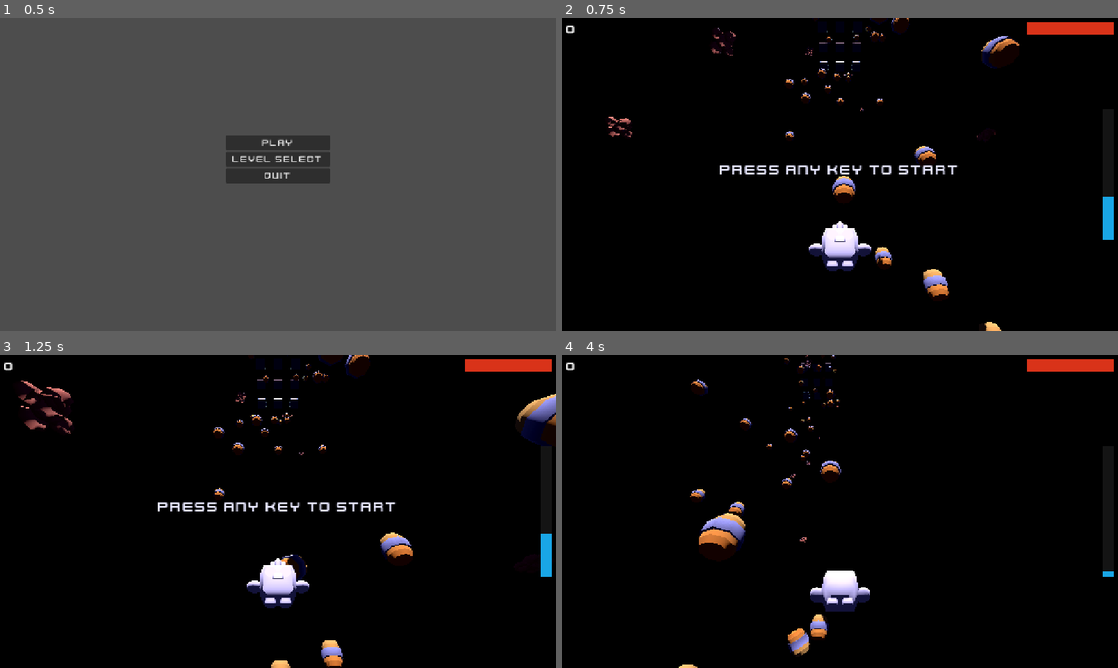
Above: before the commit, frames 1-4 (two rows, left to right).
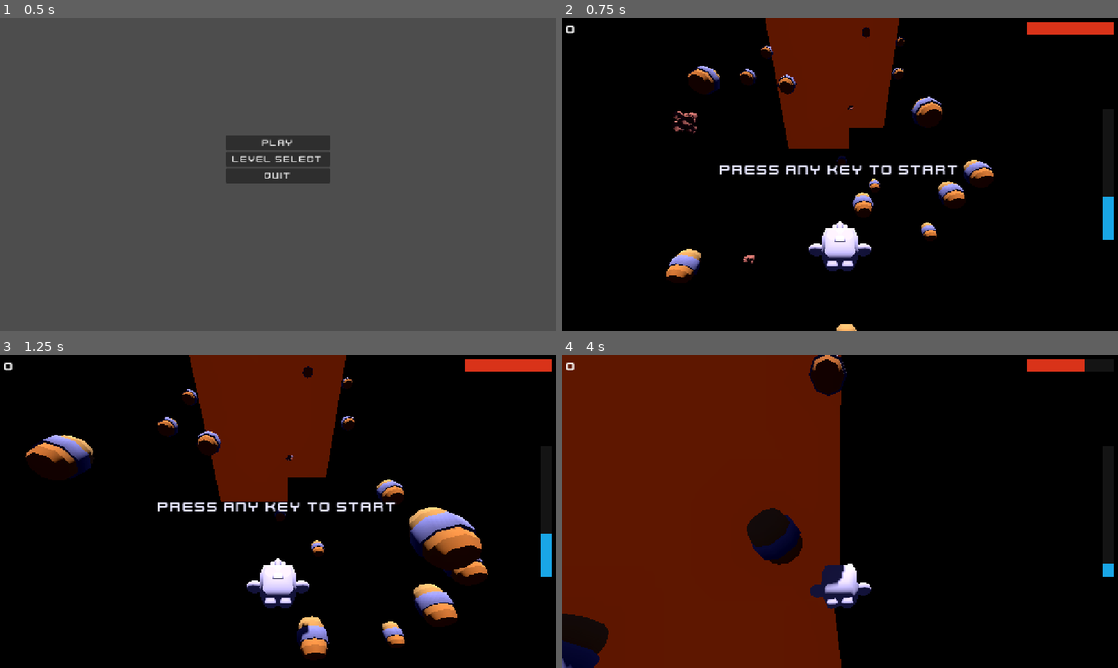
Above: after the commit, the same moments.

Repository: Dinozor/space-jumper
Game: Godot game, scene res://game/main/main.tscn
Two runs of this game, one before a commit and one after it. Both use one fixed random seed, a clock stepped at 60 frames per second and the inputs below.
Inputs (mouse positions are in pixels of both pictures, inside the frame that each line leads up to):
- Up to frame 1 (0.5 s): no input
- Up to frame 2 (0.75 s): click "Play" at 0.5 s
- Up to frame 3 (1.25 s): no input
- Up to frame 4 (4 s): tap Enter at 1.25 s; move the mouse to (962, 495) at 1.27 s; hold D (move_right) 1.28-2.03 s; click (962, 495) at 1.42 s; move the mouse to (728, 527) at 2.02 s; hold S (move_back) 2.03-2.78 s; move the mouse to (895, 442) at 2.77 s; hold D (move_right) 2.78-3.53 s; move the mouse to (812, 574) at 3.52 s; hold W (move_forward) from 3.53 s (still down); click (812, 574) at 3.67 s

Frame 1 is identical in both runs. In frame 2, 11% of the frame differs, in the area x 8-83%, y 0-100%; in frame 3, 17%; in frame 4, 49%, in the area x 0-100%, y 0-100%.

Commit message:
feat(debris): add wall-type obstacle that blocks half the corridor
DebrisWall is a wide RigidBody3D panel (14×3×30 units) that spans the
full Z range of the corridor and covers one X half. On _ready() it
randomises which side is open, so the player must read the gap and move
laterally to avoid it. Contact damages and bounces the player like
hazard debris. The spawner centers walls at the corridor axis and picks
them at 15% of spawns (wall_spawn_ratio export, tunable in editor).

Co-Authored-By: Claude Sonnet 4.6 <noreply@anthropic.com>

Diff:
--- a/game/gameplay/game.tscn
+++ b/game/gameplay/game.tscn
@@ -2,6 +2,7 @@
 
 [ext_resource type="PackedScene" uid="uid://debrisha0rd1" path="res://game/objects/debris_hazard.tscn" id="Scene_DebrisHazard"]
 [ext_resource type="PackedScene" uid="uid://debrissafe01" path="res://game/objects/debris_safe.tscn" id="Scene_DebrisSafe"]
+[ext_resource type="PackedScene" uid="uid://debrwall001" path="res://game/objects/debris_wall.tscn" id="Scene_DebrisWall"]
 [ext_resource type="PackedScene" uid="uid://dp4g5kwtgxq0d" path="res://game/ui/game_over.tscn" id="Scene_GameOver"]
 [ext_resource type="PackedScene" uid="uid://hudscene001" path="res://game/ui/hud.tscn" id="Scene_HUD"]
 [ext_resource type="PackedScene" uid="uid://playerscene1" path="res://game/player/player.tscn" id="Scene_Player"]
@@ -54,6 +55,7 @@
 script = ExtResource("Script_CorridorSpawner")
 safe_debris_scene = ExtResource("Scene_DebrisSafe")
 hazard_debris_scene = ExtResource("Scene_DebrisHazard")
+wall_debris_scene = ExtResource("Scene_DebrisWall")
 
 [node name="DriftTracker" type="Node" parent="." unique_id=1872405894]
 script = ExtResource("Script_DriftTracker")
--- /dev/null
+++ b/game/objects/debris_wall.gd
@@ -0,0 +1,29 @@
+class_name DebrisWall
+extends RigidBody3D
+
+## Wall-type obstacle: blocks one half of the corridor, forcing the player to find the open side.
+
+@export var fall_speed: float = 8.0
+@export var damage: int = 1
+
+const WALL_HALF_OFFSET: float = 5.0
+
+@onready var _collision: CollisionShape3D = $CollisionShape3D
+@onready var _mesh_node: MeshInstance3D = $Mesh
+
+
+func _ready() -> void:
+	contact_monitor = true
+	max_contacts_reported = 4
+	linear_velocity = Vector3(0.0, -fall_speed, 0.0)
+	body_entered.connect(_on_body_entered)
+	var side: float = 1.0 if randf() > 0.5 else -1.0
+	_collision.position.x = side * WALL_HALF_OFFSET
+	_mesh_node.position.x = side * WALL_HALF_OFFSET
+
+
+func _on_body_entered(body: Node3D) -> void:
+	if body is Player and body.is_physics_processing():
+		body.take_damage(damage)
+		var normal := (body.global_position - global_position).normalized()
+		body.bounce(normal)
--- /dev/null
+++ b/game/objects/debris_wall.tscn
@@ -0,0 +1,24 @@
+[gd_scene format=3 uid="uid://debrwall001"]
+
+[ext_resource type="Script" path="res://game/objects/debris_wall.gd" id="Script_1"]
+
+[sub_resource type="BoxShape3D" id="BoxShape3D_1"]
+size = Vector3(14.0, 3.0, 30.0)
+
+[sub_resource type="BoxMesh" id="BoxMesh_1"]
+size = Vector3(14.0, 3.0, 30.0)
+
+[sub_resource type="StandardMaterial3D" id="Mat_1"]
+albedo_color = Color(0.9, 0.45, 0.1, 1)
+emission_enabled = true
+emission = Color(0.35, 0.1, 0.0, 1)
+
+[node name="DebrisWall" type="RigidBody3D"]
+script = ExtResource("Script_1")
+
+[node name="CollisionShape3D" type="CollisionShape3D" parent="."]
+shape = SubResource("BoxShape3D_1")
+
+[node name="Mesh" type="MeshInstance3D" parent="."]
+mesh = SubResource("BoxMesh_1")
+surface_material_override/0 = SubResource("Mat_1")
--- a/game/systems/corridor_spawner.gd
+++ b/game/systems/corridor_spawner.gd
@@ -5,11 +5,13 @@
 
 @export var safe_debris_scene: PackedScene
 @export var hazard_debris_scene: PackedScene
+@export var wall_debris_scene: PackedScene
 @export var spawn_interval: float = 0.1
 @export var spawn_z_range: float = 12.0
 @export var initial_fill_count: int = 36
 @export var fall_speed_min: float = 5.0
 @export var fall_speed_max: float = 12.0
+@export var wall_spawn_ratio: float = 0.15
 
 var _timer: float = 0.0
 
@@ -27,13 +29,29 @@
 
 
 func _spawn_at(y: float) -> void:
-	var scene: PackedScene = safe_debris_scene if randf() > 0.25 else hazard_debris_scene
+	var scene: PackedScene = _choose_scene()
 	if scene == null:
 		return
 	var instance: Node3D = scene.instantiate()
 	add_child(instance)
-	instance.position = Vector3(
-		randf_range(-spawn_z_range, spawn_z_range), y, randf_range(-spawn_z_range, spawn_z_range)
-	)
+	_place_instance(instance, y, scene == wall_debris_scene)
 	var speed: float = randf_range(fall_speed_min, fall_speed_max)
 	(instance as RigidBody3D).linear_velocity = Vector3(0.0, -speed, 0.0)
+
+
+func _choose_scene() -> PackedScene:
+	var roll: float = randf()
+	if wall_debris_scene != null and roll < wall_spawn_ratio:
+		return wall_debris_scene
+	return safe_debris_scene if randf() > 0.25 else hazard_debris_scene
+
+
+func _place_instance(instance: Node3D, y: float, centered: bool) -> void:
+	if centered:
+		instance.position = Vector3(0.0, y, 0.0)
+	else:
+		instance.position = Vector3(
+			randf_range(-spawn_z_range, spawn_z_range),
+			y,
+			randf_range(-spawn_z_range, spawn_z_range),
+		)
Not shown, changed: CLAUDE.md
